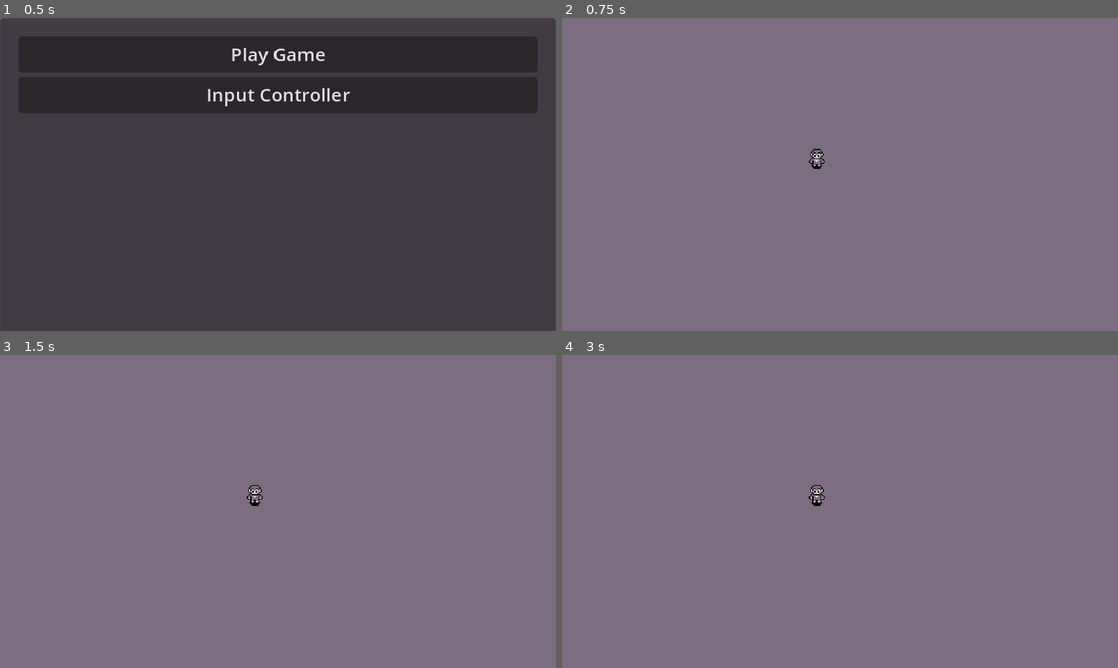
Above: before the commit, frames 1-4 (two rows, left to right).
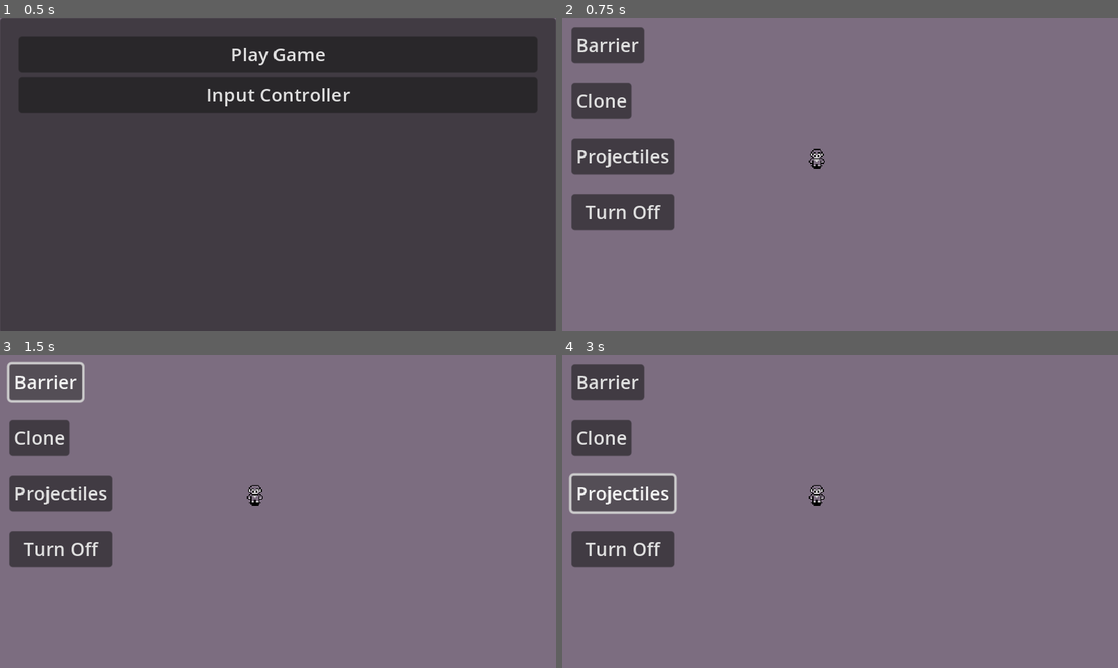
Above: after the commit, the same moments.

Repository: SantiagoBoscan07/Project-Cypher
Game: Godot game, scene res://Scenes/Menu/menu.tscn
Two runs of this game, one before a commit and one after it. Both use one fixed random seed, a clock stepped at 60 frames per second and the inputs below.
Inputs (mouse positions are in pixels of both pictures, inside the frame that each line leads up to):
- Up to frame 1 (0.5 s): no input
- Up to frame 2 (0.75 s): click "Play Game" at 0.5 s
- Up to frame 3 (1.5 s): click (44, 383) at 1.25 s, where only the run after the commit has a clickable "Barrier"
- Up to frame 4 (3 s): click (600, 436) at 2 s, where only the run after the commit has a clickable "Clone"; click (623, 492) at 2.75 s, where only the run after the commit has a clickable "Projectiles"

Frame 1 is identical in both runs. In frame 2, 7.0% of the frame differs, in the area x 1-21%, y 2-68%; in frame 3, 7.2%; in frame 4, 7.3%.

Commit message:
Setup for Week 2

Diff:
--- a/project-cypher/Scenes/Player/player.tscn
+++ b/project-cypher/Scenes/Player/player.tscn
@@ -288,6 +288,14 @@
 [node name="Health" type="Node" parent="Components/Misc"]
 script = ExtResource("13_u21dx")
 
+[node name="Power-Ups" type="Node2D" parent="Components"]
+
+[node name="Barrier" type="Node2D" parent="Components/Power-Ups"]
+
+[node name="ProjectileSpawner" type="Node2D" parent="Components/Power-Ups"]
+
+[node name="Clones" type="Node2D" parent="Components/Power-Ups"]
+
 [node name="Timer" type="Node2D" parent="."]
 
 [node name="ShootingTimer" type="Timer" parent="Timer"]
--- a/project-cypher/Scenes/Test/test.tscn
+++ b/project-cypher/Scenes/Test/test.tscn
@@ -1,8 +1,53 @@
-[gd_scene load_steps=2 format=3 uid="uid://b2itxdgu752kd"]
+[gd_scene load_steps=3 format=3 uid="uid://b2itxdgu752kd"]
 
 [ext_resource type="PackedScene" uid="uid://cls6xfv5lmsj6" path="res://Scenes/Player/player.tscn" id="1_bn2ie"]
+[ext_resource type="Script" path="res://Scripts/Debug/PowerUpTest.gd" id="2_8j84a"]
 
 [node name="Test" type="Node2D"]
 
 [node name="Player" parent="." instance=ExtResource("1_bn2ie")]
 position = Vector2(206, 109)
+
+[node name="Power-Ups Test" type="Control" parent="."]
+layout_mode = 3
+anchors_preset = 0
+offset_right = 40.0
+offset_bottom = 40.0
+script = ExtResource("2_8j84a")
+
+[node name="Barrier" type="Button" parent="Power-Ups Test"]
+layout_mode = 0
+offset_left = 8.0
+offset_top = 8.0
+offset_right = 71.0
+offset_bottom = 39.0
+text = "Barrier"
+
+[node name="Clone" type="Button" parent="Power-Ups Test"]
+layout_mode = 0
+offset_left = 8.0
+offset_top = 56.0
+offset_right = 60.0
+offset_bottom = 87.0
+text = "Clone"
+
+[node name="Projectiles" type="Button" parent="Power-Ups Test"]
+layout_mode = 0
+offset_left = 8.0
+offset_top = 104.0
+offset_right = 97.0
+offset_bottom = 135.0
+text = "Projectiles"
+
+[node name="TurnOff" type="Button" parent="Power-Ups Test"]
+layout_mode = 0
+offset_left = 8.0
+offset_top = 152.0
+offset_right = 97.0
+offset_bottom = 183.0
+text = "Turn Off"
+
+[connection signal="pressed" from="Power-Ups Test/Barrier" to="Power-Ups Test" method="_on_barrier_pressed"]
+[connection signal="pressed" from="Power-Ups Test/Clone" to="Power-Ups Test" method="_on_clone_pressed"]
+[connection signal="pressed" from="Power-Ups Test/Projectiles" to="Power-Ups Test" method="_on_projectiles_pressed"]
+[connection signal="pressed" from="Power-Ups Test/TurnOff" to="Power-Ups Test" method="_on_turn_off_pressed"]
--- /dev/null
+++ b/project-cypher/Scripts/Debug/PowerUpTest.gd
@@ -0,0 +1,17 @@
+extends Control
+
+# If the button is pressed, the barrier will show up
+func _on_barrier_pressed() -> void:
+	pass # Replace with function body.
+
+# If the button is pressed, the clones will show up
+func _on_clone_pressed() -> void:
+	pass # Replace with function body.
+
+# If the button is pressed, the projectiles will show up
+func _on_projectiles_pressed() -> void:
+	pass # Replace with function body.
+
+# Turn Off Any Power-Up
+func _on_turn_off_pressed() -> void:
+	Signals.emit_signal("turnOff")
--- /dev/null
+++ b/project-cypher/Scripts/Globals/Signals.gd
@@ -0,0 +1,5 @@
+extends Node
+# This is where you write global signals
+
+# Signal used to turn off power-ups
+signal turnOff
--- a/project-cypher/Scripts/Player/player.gd
+++ b/project-cypher/Scripts/Player/player.gd
@@ -4,3 +4,11 @@
 @export var playerSpeed: int = 50
 var lastDirectionFacing: Vector2
 var isMoving: bool = false
+
+# Testing Signal, connecting with a custom signal
+func _ready():
+	Signals.connect("turnOff", test)
+
+# Once the signal is received from emitter, this text is going to be printed in the console
+func test():
+	print("Signal Received")
--- a/project-cypher/project.godot
+++ b/project-cypher/project.godot
@@ -16,6 +16,10 @@
 config/features=PackedStringArray("4.3", "GL Compatibility")
 run/max_fps=60
 config/icon="res://icon.svg"
+
+[autoload]
+
+Signals="*res://Scripts/Globals/Signals.gd"
 
 [display]
 
Not shown: 1 places in project-cypher/Resources/mapConfig.tres that only renumber resources
